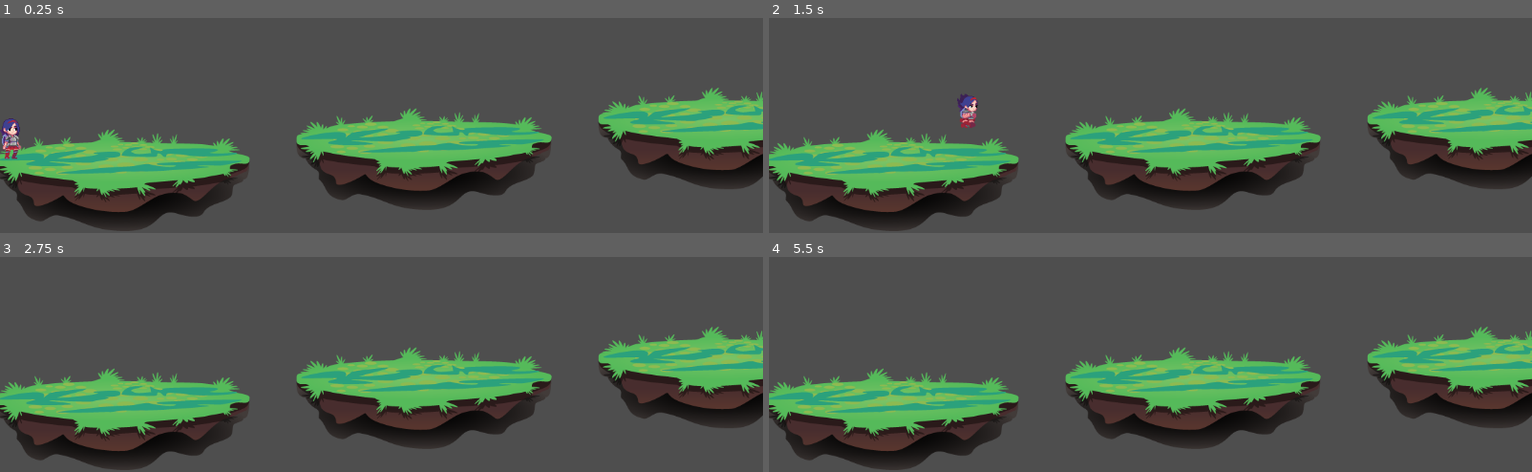
Above: before the commit, frames 1-4 (two rows, left to right).
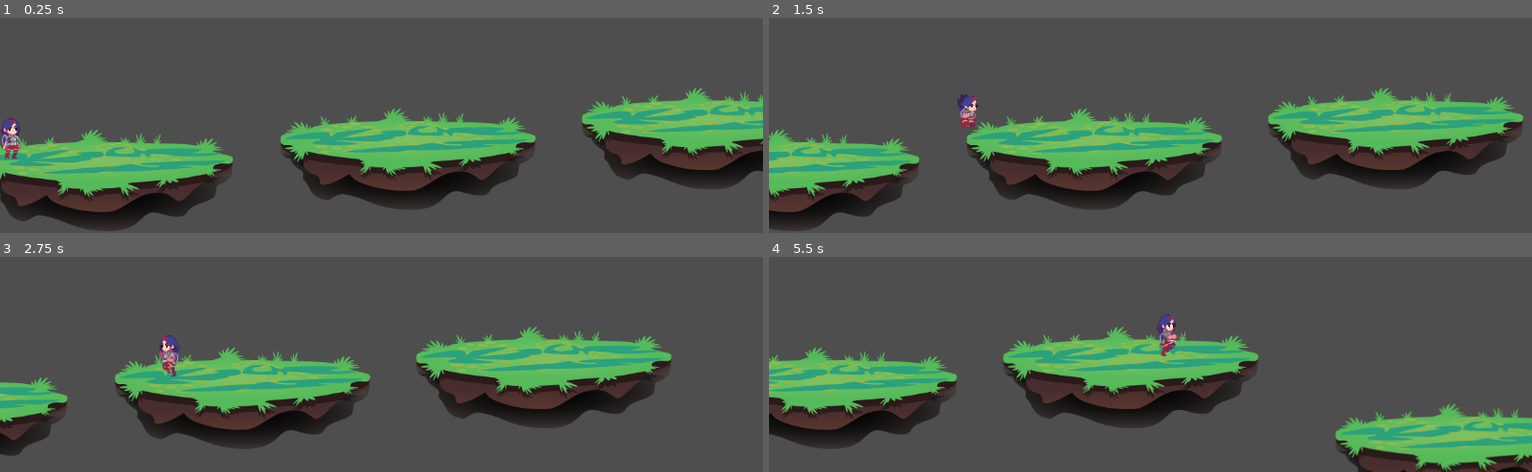
Above: after the commit, the same moments.

Repository: zxkevin168/gacha-space-birds
Game: Godot game, scene res://scenes/main_game.tscn
The game is run twice, just before and just after one commit, with the same random seed, the same clock (stepped at 60 frames per second) and the same inputs.
Inputs:
- Up to frame 1 (0.25 s): no input
- Up to frame 2 (1.5 s): hold Right (move_right) from 0.53 s (still down); tap Space (move_jump) at 0.77 s
- Up to frame 3 (2.75 s): tap Space (move_jump) at 1.52 s; release Right (move_right) at 2.03 s; hold Left (move_left) from 2.03 s (still down)
- Up to frame 4 (5.5 s): release Left (move_left) at 2.78 s; hold Right (move_right) 2.78-4.28 s; tap Space (move_jump) at 3.02, 3.77, 4.52 s; hold Left (move_left) 4.28-5.03 s; hold Right (move_right) from 5.03 s (still down)

The runs differ from the first frame. In frame 1, 15% of the frame differs, in the area x 0-100%, y 32-100%; in frame 2, 33%; in frame 3, 36%; in frame 4, 40%, in the area x 0-100%, y 26-100%.

Commit message:
feat: added platform script for the platforms to scroll from right to left, added timer to main scene to spawn platforms

Diff:
--- a/scenes/floor.tscn
+++ b/scenes/floor.tscn
@@ -1,11 +1,13 @@
-[gd_scene load_steps=3 format=3 uid="uid://did0y04jsq2sy"]
+[gd_scene load_steps=4 format=3 uid="uid://did0y04jsq2sy"]
 
 [ext_resource type="Texture2D" uid="uid://b5v72gdbxsbty" path="res://art/platform_1.png" id="1_i3b13"]
+[ext_resource type="Script" uid="uid://byvgihhwnmjee" path="res://scripts/floor.gd" id="1_kuqtn"]
 
 [sub_resource type="RectangleShape2D" id="RectangleShape2D_4w0v5"]
 size = Vector2(384, 112)
 
 [node name="floor" type="StaticBody2D"]
+script = ExtResource("1_kuqtn")
 metadata/_edit_group_ = true
 
 [node name="Sprite2D" type="Sprite2D" parent="."]
--- a/scenes/main_game.tscn
+++ b/scenes/main_game.tscn
@@ -6,6 +6,7 @@
 
 [node name="main_game" type="Node2D"]
 script = ExtResource("1_d2op2")
+platform_scene = ExtResource("2_0rdsr")
 
 [node name="ColorRect" type="ColorRect" parent="."]
 offset_right = 1152.0
@@ -16,10 +17,16 @@
 position = Vector2(184, 568)
 
 [node name="floor2" parent="." instance=ExtResource("2_0rdsr")]
-position = Vector2(640, 536)
+position = Vector2(641, 536)
 
 [node name="floor3" parent="." instance=ExtResource("2_0rdsr")]
 position = Vector2(1096, 505)
 
+[node name="spawn_timer" type="Timer" parent="."]
+wait_time = 5.0
+
 [node name="player_character" parent="." instance=ExtResource("3_ipu61")]
+top_level = true
 position = Vector2(16, 504)
+
+[connection signal="timeout" from="spawn_timer" to="." method="_on_spawn_timer_timeout"]
--- /dev/null
+++ b/scripts/floor.gd
@@ -0,0 +1,17 @@
+extends StaticBody2D
+
+@export var speed = 100
+
+# Called when the node enters the scene tree for the first time.
+func _ready() -> void:
+	pass # Replace with function body.
+
+# Called every frame. 'delta' is the elapsed time since the previous frame.
+func _process(delta: float) -> void:
+	var velocity = Vector2.ZERO
+	velocity.x = -1
+	velocity = velocity.normalized() * 100
+	position += velocity * delta
+
+func _on_visible_on_screen_notifier_2d_screen_exited() -> void:
+	queue_free()
--- a/scripts/main_game.gd
+++ b/scripts/main_game.gd
@@ -1,11 +1,25 @@
 extends Node2D
 
+@export var platform_scene: PackedScene
+@export var max_jump = 30
+var prev_platform_vector_y = 505
+var rng = RandomNumberGenerator.new()
 
 # Called when the node enters the scene tree for the first time.
 func _ready() -> void:
-	pass # Replace with function body.
+	$spawn_timer.start() # Replace with function body.
 
-var is_character_flipped_horizonal = false
 # Called every frame. 'delta' is the elapsed time since the previous frame.
 func _process(delta: float) -> void:
 	pass
+
+func _on_spawn_timer_timeout() -> void:
+	var platform = platform_scene.instantiate()
+	var x = 1096
+	var y = rng.randf_range(prev_platform_vector_y-max_jump, get_viewport().size.y)
+	prev_platform_vector_y = y
+	var spawn_location = Vector2(x,y)
+
+	platform.position = spawn_location
+
+	add_child(platform)
Not shown, added: scripts/floor.gd.uid
